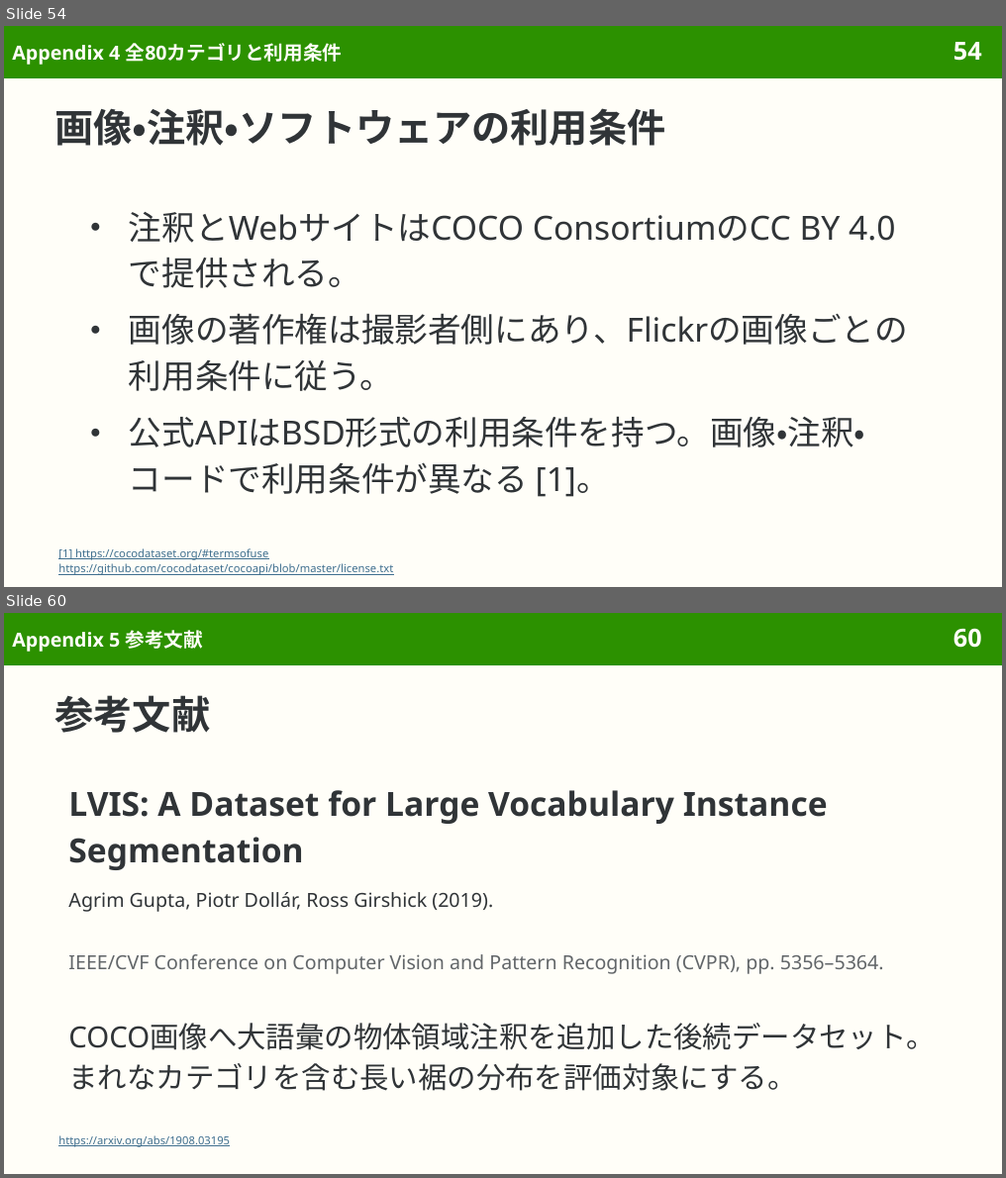
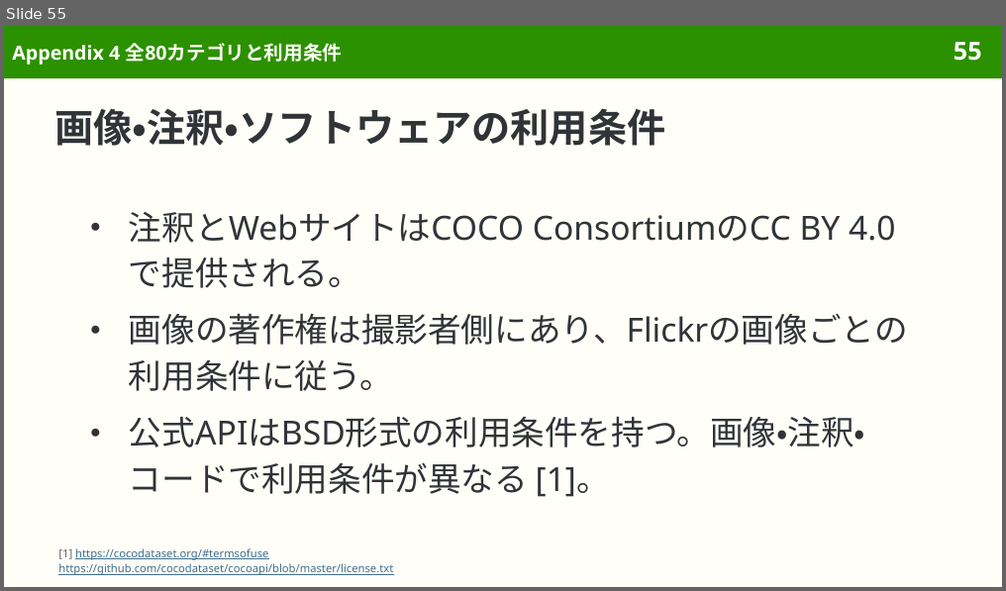
Before and after one commit to sasakiy84/datasets-in-10-minutes, a slide deck: slides/datasets-in-10-minutes-coco.pptx. Shown one above the other, each under a label of ours: slides 54 and 60 before the commit, slide 55 after it; the slides between them are not shown. The pictures are 1006x1178 and 1006x591 pixels, drawn with LibreOffice and Linux fonts; fonts in the diff are those of the drawing. Boxes give left, top, right and bottom in pixels: in the first picture for what was removed or moved away, otherwise in the second. Text is boxed around its words. In the diff, an @@ line names an element or a change of style, - is before the commit and + after.

Commit message:
Align COCO slide styling and refine appendix navigation

```diff
--- a/slides/datasets-in-10-minutes-coco.pptx
+++ b/slides/datasets-in-10-minutes-coco.pptx
@@ slide 60 removed at (x1=4, y1=613, x2=1002, y2=1174), background #FFFEF8; not listed: 2 template elements that a slide beside it also shows @@
@@ title removed at (x1=12, y1=630, x2=203, y2=652) @@
-Appendix 5 参考文献
@@ title removed at (x1=55, y1=695, x2=211, y2=733) @@
-参考文献
@@ text removed at (x1=68, y1=790, x2=828, y2=870) @@
-LVIS: A Dataset for Large Vocabulary Instance Segmentation
@@ text removed at (x1=68, y1=892, x2=493, y2=912) @@
-Agrim Gupta, Piotr Dollár, Ross Girshick (2019).
@@ text removed at (x1=68, y1=955, x2=884, y2=974) @@
-IEEE/CVF Conference on Computer Vision and Pattern Recognition (CVPR), pp. 5356–5364.
@@ text removed at (x1=68, y1=1023, x2=935, y2=1091) @@
-COCO画像へ大語彙の物体領域注釈を追加した後続データセット。まれなカテゴリを含む長い裾の分布を評価対象にする。
@@ text removed at (x1=58, y1=1136, x2=230, y2=1148) @@
-https://arxiv.org/abs/1908.03195
@@ what was slide 54 is now slide 55 @@
@@ slide 55 changed as well @@
@@ page number at (x1=953, y1=42, x2=982, y2=61): text changed @@
-54
+55
@@ text at (x1=58, y1=549, x2=268, y2=561): text colour #3F6F8F to #626669, underline off in "[1]" @@
```
Also in this commit, not shown: 50 other slides changed, 1 slide added, 2 other slides removed, 3 other files.
